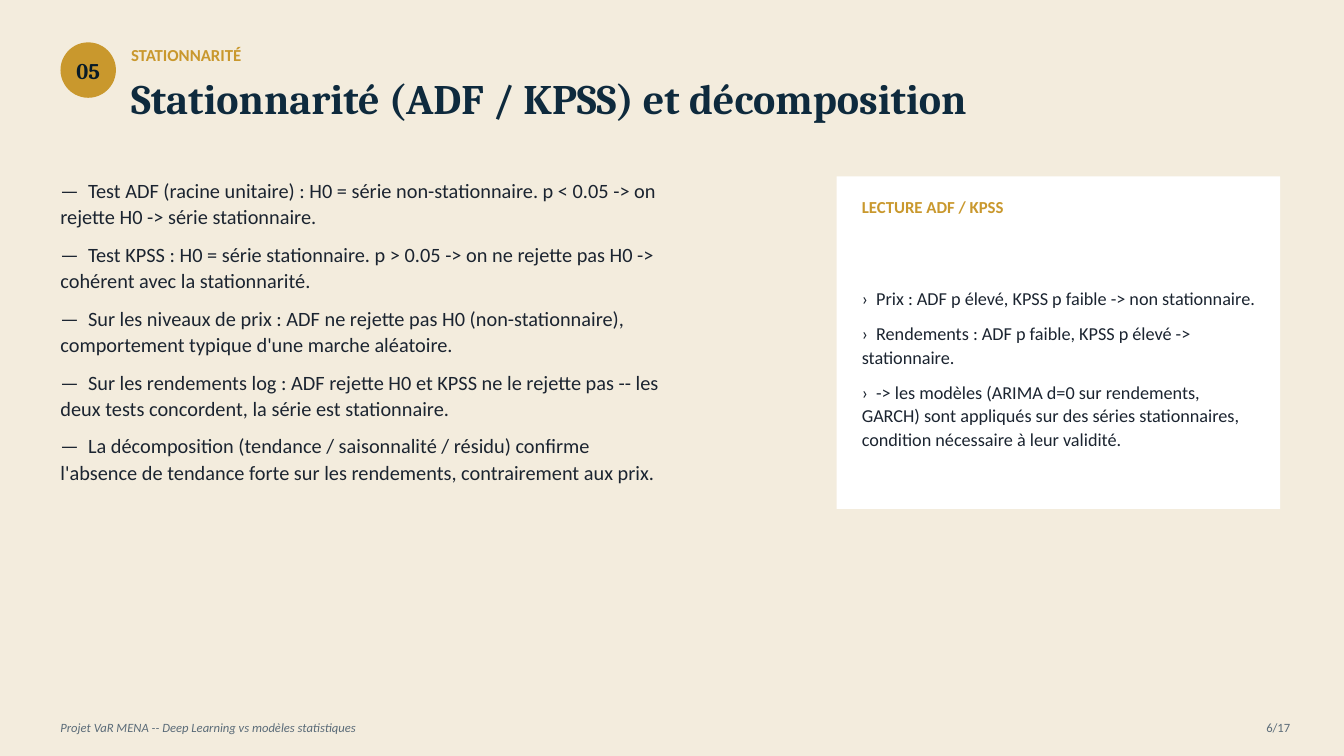
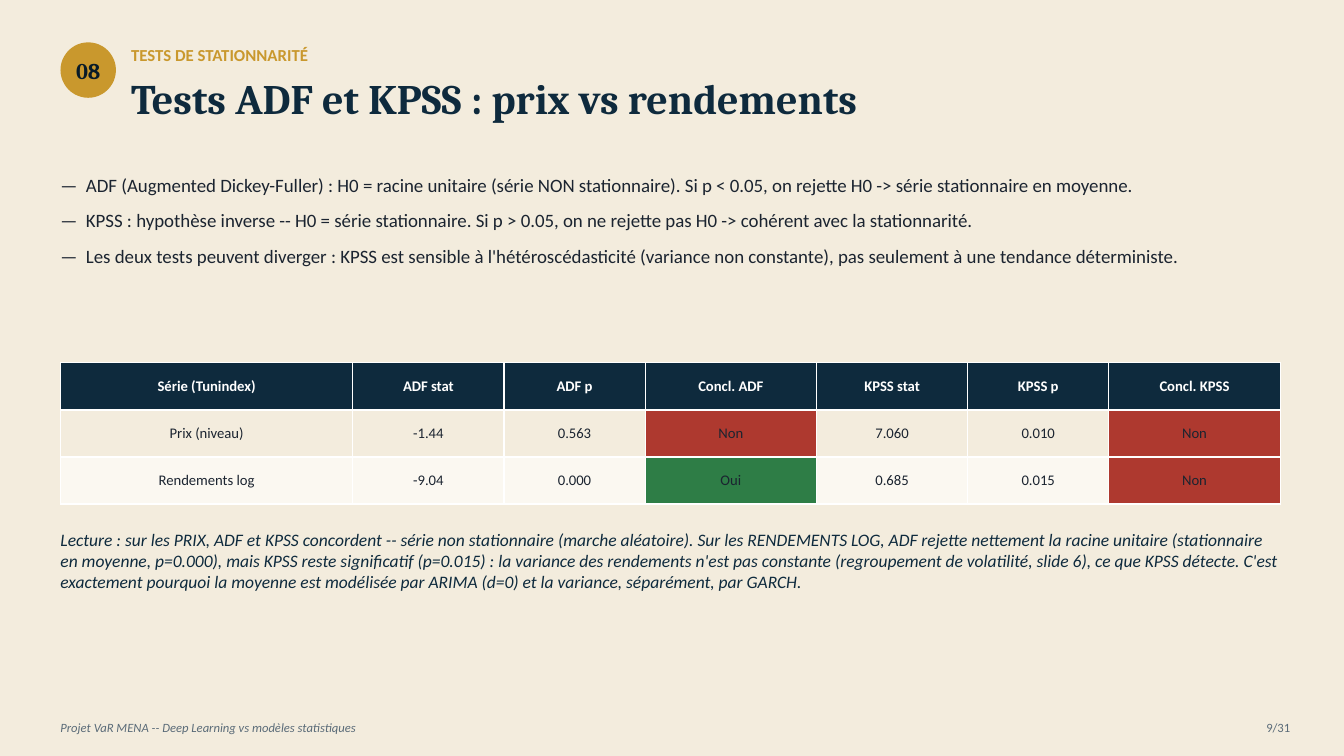
Before and after one commit to AhmedBenArfa/Projet-MENA-Series-temporelles, a slide deck: slide 9 of presentation/VaR_MENA.pptx (slide 6 before the commit). Drawn at 1344x756 pixels with LibreOffice and Linux fonts; fonts in the diff are those of the drawing. Boxes give left, top, right and bottom in pixels: in the first picture for what was removed or moved away, otherwise in the second. Text is boxed around its words. In the diff, an @@ line names an element or a change of style, - is before the commit and + after.

```diff
--- a/presentation/VaR_MENA.pptx
+++ b/presentation/VaR_MENA.pptx
@@ text at <box>131,47,308,61</box>: text changed @@
-STATIONNARITÉ
+TESTS DE STATIONNARITÉ
@@ text in ellipse at <box>76,64,100,79</box>: text changed @@
-05
+08
@@ text at <box>131,85,857,123</box>: text changed @@
-Stationnarité (ADF / KPSS) et décomposition
+Tests ADF et KPSS : prix vs rendements
@@ text added at <box>86,178,1178,267</box>, 13.5 pt, text #1B2430 @@
+— ADF (Augmented Dickey-Fuller) : H0 = racine unitaire (série NON stationnaire). Si p < 0.05, on rejette H0 -> série stationnaire en moyenne.
+— KPSS : hypothèse inverse -- H0 = série stationnaire. Si p > 0.05, on ne rejette pas H0 -> cohérent avec la stationnarité.
+— Les deux tests peuvent diverger : KPSS est sensible à l'hétéroscédasticité (variance non constante), pas seulement à une tendance déterministe.
@@ rectangle removed at <box>837,176,1280,509</box> @@
@@ text removed at <box>60,183,659,484</box> @@
-— Test ADF (racine unitaire) : H0 = série non-stationnaire. p < 0.05 -> on rejette H0 -> série stationnaire.
-— Test KPSS : H0 = série stationnaire. p > 0.05 -> on ne rejette pas H0 -> cohérent avec la stationnarité.
-— Sur les niveaux de prix : ADF ne rejette pas H0 (non-stationnaire), comportement typique d'une marche aléatoire.
-— Sur les rendements log : ADF rejette H0 et KPSS ne le rejette pas -- les deux tests concordent, la série est stationnaire.
-— La décomposition (tendance / saisonnalité / résidu) confirme l'absence de tendance forte sur les rendements, contrairement aux prix.
@@ text removed at <box>862,202,1004,213</box> @@
-LECTURE ADF / KPSS
@@ text removed at <box>862,292,1255,446</box> @@
-› Prix : ADF p élevé, KPSS p faible -> non stationnaire.
-› Rendements : ADF p faible, KPSS p élevé -> stationnaire.
-› -> les modèles (ARIMA d=0 sur rendements, GARCH) sont appliqués sur des séries stationnaires, condition nécessaire à leur validité.
@@ table added at <box>60,363,1280,504</box>, 3 rows, 7 columns @@
+Série (Tunindex) | ADF stat | ADF p | Concl. ADF | KPSS stat | KPSS p | Concl. KPSS
+Prix (niveau) | -1.44 | 0.563 | Non | 7.060 | 0.010 | Non
+Rendements log | -9.04 | 0.000 | Oui | 0.685 | 0.015 | Non
@@ text added at <box>60,533,1278,591</box>, 12.5 pt, text #0E2A3D, italic @@
+Lecture : sur les PRIX, ADF et KPSS concordent -- série non stationnaire (marche aléatoire). Sur les RENDEMENTS LOG, ADF rejette nettement la racine unitaire (stationnaire en moyenne, p=0.000), mais KPSS reste significatif (p=0.015) : la variance des rendements n'est pas constante (regroupement de volatilité, slide 6), ce que KPSS détecte. C'est exactement pourquoi la moyenne est modélisée par ARIMA (d=0) et la variance, séparément, par GARCH.
@@ text at <box>1266,723,1290,732</box>: text changed @@
-6/17
+9/31
```
Also in this commit, not shown: 16 other slides changed, 14 slides added, 4 other files.
